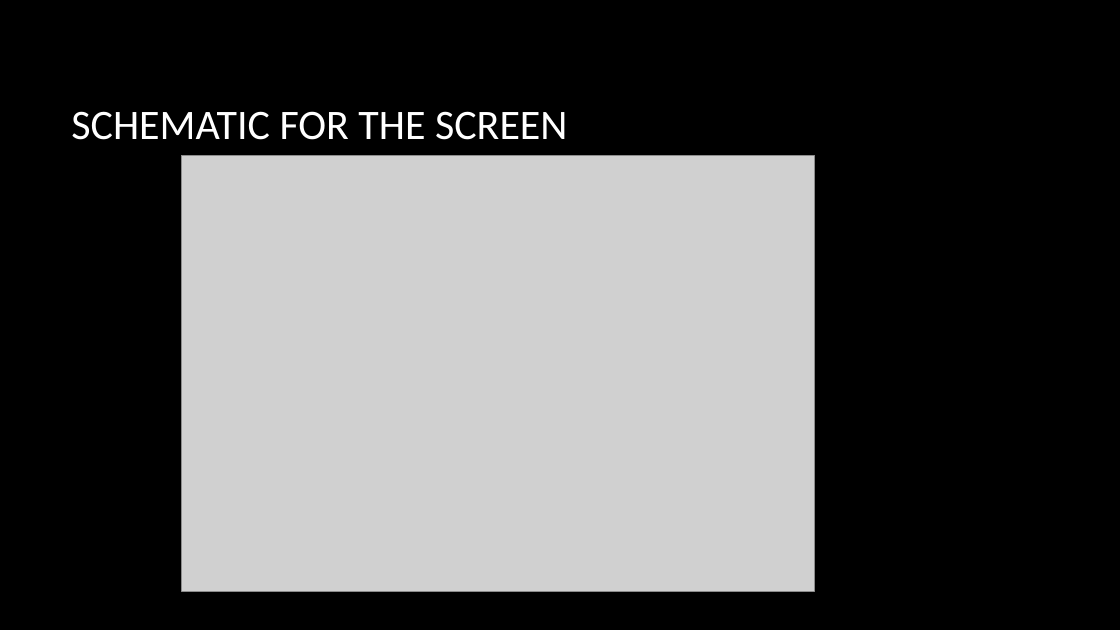
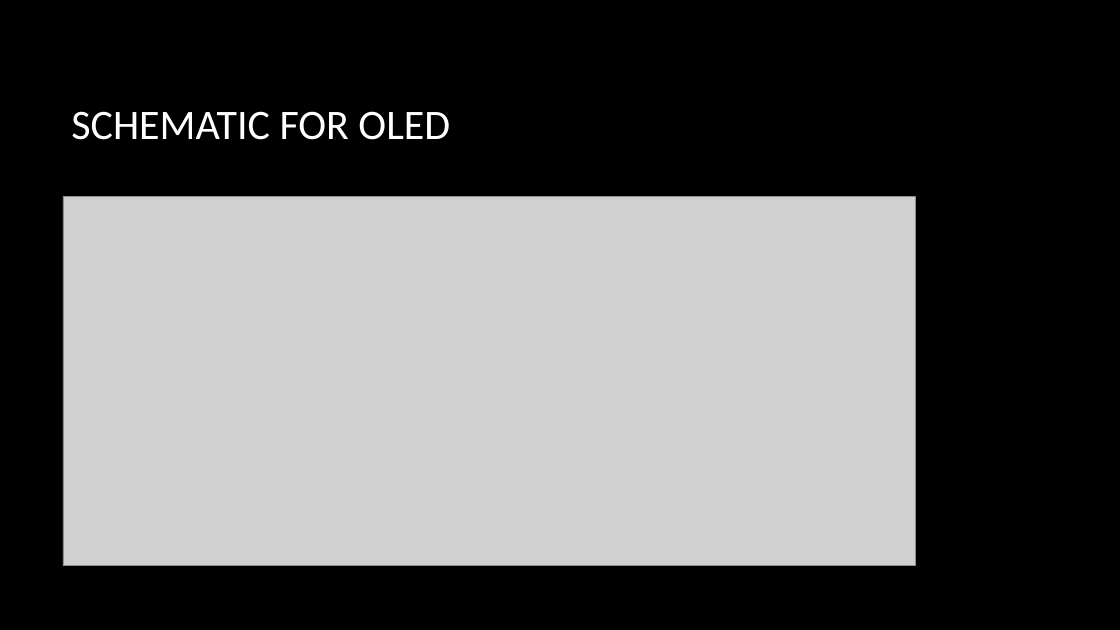
Before and after one commit to TheJonBovi/Pitch_Identifier, a slide deck: slide 4 of embedded C project .pptx. Drawn at 1120x630 pixels with LibreOffice and Linux fonts; fonts in the diff are those of the drawing; grey boxes stand for pictures; background and template pictures are left out. Boxes give left, top, right and bottom in pixels: in the first picture for what was removed or moved away, otherwise in the second. Text is boxed around its words. In the diff, an @@ line names an element or a change of style, - is before the commit and + after.

Commit message:
updated ppt to include schematics
:fu: :grin:

```diff
--- a/embedded C project .pptx
+++ b/embedded C project .pptx
@@ title at box(71, 111, 450, 140): text changed @@
-SCHEMATIC FOR THE SCREEN
+SCHEMATIC FOR OLED
@@ picture: place and size @@
-picture at box(181, 155, 814, 592)
+picture at box(63, 197, 916, 565)
```
Also in this commit, not shown: 5 other slides changed, 1 slide added.
